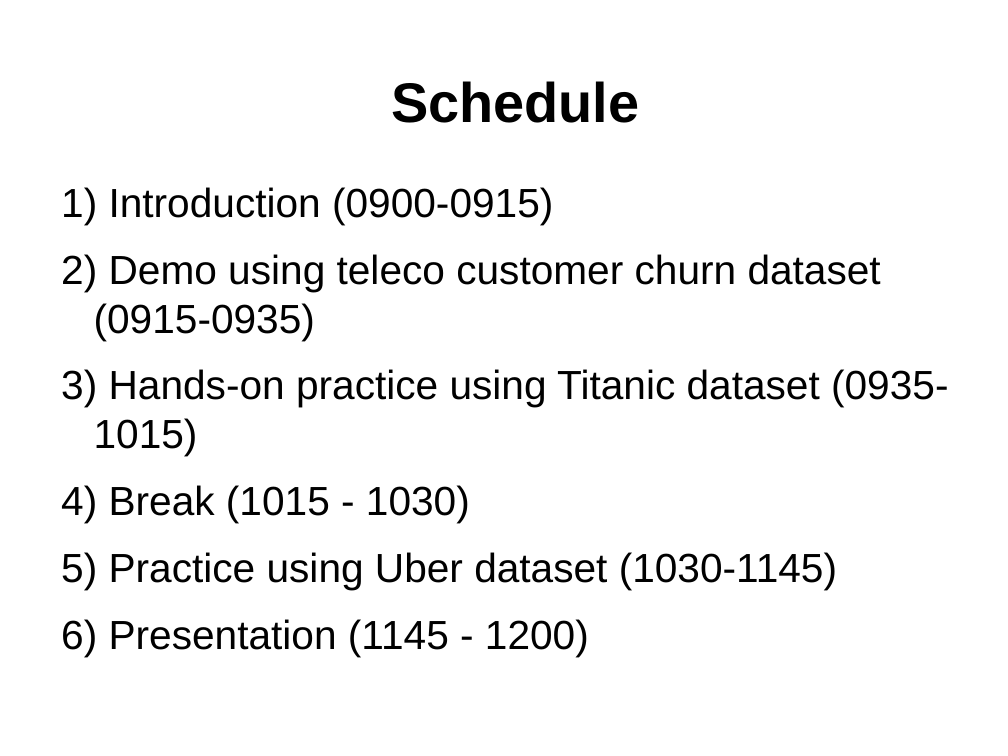
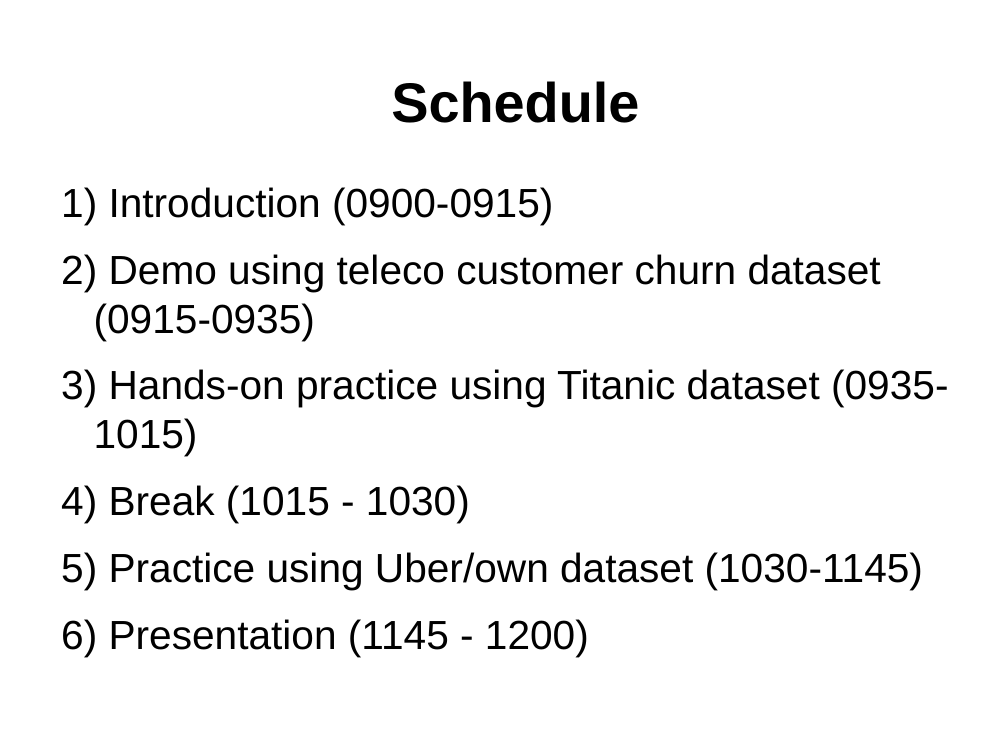
Before and after one commit to leexa90/ML_course_BII, a slide deck: slide 2 of opening_slides.odp. Drawn at 1008x756 pixels with LibreOffice and Linux fonts; fonts in the diff are those of the drawing. Boxes give left, top, right and bottom in pixels: in the first picture for what was removed or moved away, otherwise in the second. Text is boxed around its words. In the diff, an @@ line names an element or a change of style, - is before the commit and + after.

Commit message:
done

```diff
--- a/opening_slides.odp
+++ b/opening_slides.odp
@@ text at [109,552,923,589]: text changed @@
-5) Practice using Uber dataset (1030-1145)
+5) Practice using Uber/own dataset (1030-1145)
```
